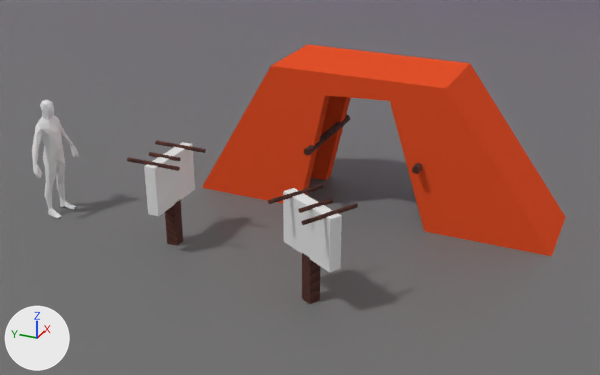
The Blender file asset/layout/env.blend: old version first, new version second.
One viewpoint serves both versions: a 50 mm lens placed at (-9.37, -5.41, 4.46), pointed at (-2.88, -2.49, 1.22). The axes (+X, +Y, +Z) are drawn at lower left. The lights are the same throughout.

In view in the first picture: 'gnd', 'player', 'sign', 'sign.001', 'stair'.
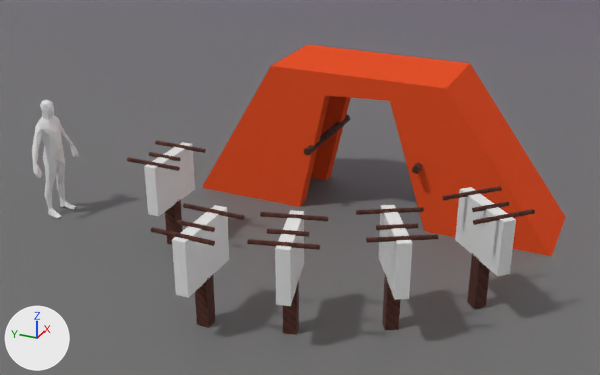
ob_sign_005 is not drawn itself; it is the parent of ob_sign_board, ob_sign_topper, ob_sign_topper_001, ob_sign_topper_002, ob_signpost.

The change in detail:
Object 'sign.001' (ob_sign_001) turns from (0, 0, 60) to (0, 0, 0) degrees about x, y and z.
Object 'sign.001' (ob_sign_001) moves from (-2.873, -2.479, 0.0000916) to (-3.55, -1.783, 0.0000916).
Object 'sign.002' (ob_sign_002) moves from (0.0, 0.0, 0.0) to (-3.352, -2.546, 0.0000916).
Object 'sign.002' (ob_sign_002) turns from (0, 0, 0) to (0, 0, 15) degrees about x, y and z.
In object 'sign.002' (ob_sign_002), instance_type is now set to 'COLLECTION'.
In object 'sign.002' (ob_sign_002), instance_collection is now set to col_sign.
In object 'sign_topper.001' (ob_sign_topper_001), parent goes from ob_sign_002 to ob_sign_005.
In object 'sign_topper.002' (ob_sign_topper_002), parent goes from ob_sign_002 to ob_sign_005.
In object 'signpost' (ob_signpost), parent goes from ob_sign_002 to ob_sign_005.
Object 'sign.005' (ob_sign_005) is new.
Its location is (0.0, 0.0, 0.0).
Object 'sign.004' (ob_sign_004) is new.
Its parent is ob_env.
Its location is (-2.282, -4.008, 0.048).
Its rotation in degrees is (0, 0, 45).
Its instance type is 'COLLECTION'.
Its instance collection is col_sign.
Object 'sign.003' (ob_sign_003) is new.
Its parent is ob_env.
Its location is (-2.935, -3.36, 0.025).
Its rotation in degrees is (0, 0, 30).
Its instance type is 'COLLECTION'.
Its instance collection is col_sign.

Boxes [x1, y1, x2, y2] around the edits, measured in the pictures (600 x 375 px):
'sign.001', moved, turned, surface changed, reshaped
    before: [268, 184, 358, 304]
    after: [151, 203, 244, 328]
'sign.004', added
    after: [443, 186, 535, 309]
'sign', moved, turned
    before: [127, 140, 206, 246]
    after: [127, 140, 206, 245]
'sign.003', added
    after: [356, 205, 438, 331]
'sign.002', added
    after: [247, 210, 328, 335]
